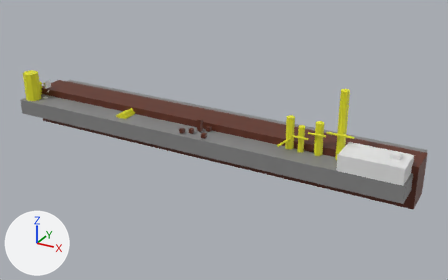
Before and after pictures for a commit that changed the glTF model assets/map_forest.gltf.
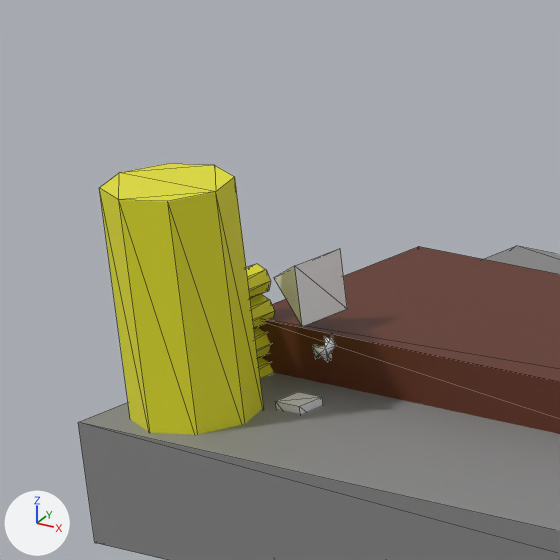
The first picture shows the older version from a 50 mm lens placed at (119.7, -118.2, 58.5), pointed at (52.0, 5.0, -3.1). The close-ups show both versions on the part from 3% to 17% of the width and 19% to 41% of the height of that picture; other places that the commit changed are outside them. Every picture has the same lights, and +X, +Y and +Z are marked at lower left. The close-ups show mesh edges as thin lines. Where no turn or scale is listed for an object, it has been applied to the vertices.

The first close-up shows 'Fire', 'Flora', 'Ground.007', 'Lisek', 'Obstacle_Branch.006', 'Obstacle_Branch.007', 'Obstacle_Branch.008', 'Obstacle_Branch.009', 'Spawn_Bird', 'Tree.001'.
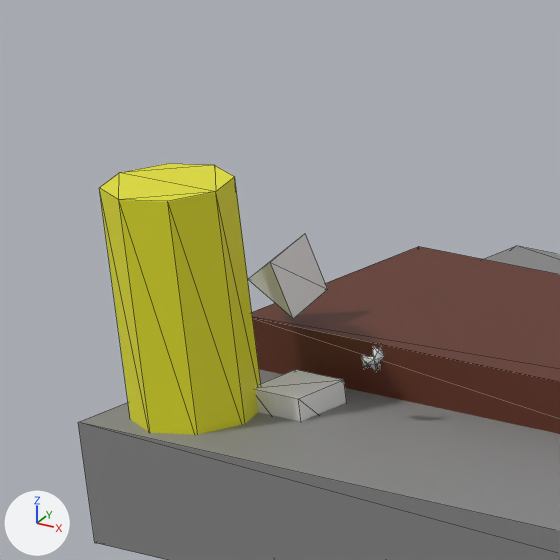
What differs and where, as boxes [x1, y1, x2, y2] in the close-ups (560 x 560 px):
'Spawn_Bird', moved, turned (not visible afterwards): before [274, 248, 347, 327]
'Spawn_Bird.001', added: after [248, 234, 328, 319]
'Fire', rescaled: before [275, 392, 323, 414]; after [255, 370, 346, 421]
'Lisek', moved: before [313, 335, 336, 362]; after [361, 344, 385, 372]
'Obstacle_Branch.009', deleted (yellow): before [246, 264, 271, 298]
'Obstacle_Branch.008', deleted (yellow): before [250, 294, 275, 328]
'Obstacle_Branch.006', deleted: before [254, 327, 270, 358]
'Obstacle_Branch.007', deleted: before [258, 357, 273, 378]

Diff of the bpy script that builds the scene:
```diff
--- a/assets/map_forest.gltf.py
+++ b/assets/map_forest.gltf.py
@@ me_cube_011 @@
+me_cube_011.from_pydata([(1.29, -0.63, -0.97), (1.0, -1.03, 0.97), (-0.98, -0.14, -0.17), (0.95, 1.31, -0.63), (0.66, 0.91, 1.31)], [], [(0, 1, 2), (2, 4, 3), (3, 4, 1), (3, 1, 0), (2, 3, 0), (2, 1, 4)])
@@ ob_lisek @@
 ob_lisek = bpy.data.objects.new('Lisek', me_lisek)
-ob_lisek.location = (0.0, 0.0, 2.0)
+ob_lisek.location = (2.0, 0.0, 2.0)
@@ ob_obstacle_branch_007 @@
-ob_obstacle_branch_007 = bpy.data.objects.new('Obstacle_Branch.007', me_cylinder_004)
-ob_obstacle_branch_007.location = (-5.0, 0.4, 0.2)
@@ ob_obstacle_branch_006 @@
-ob_obstacle_branch_006 = bpy.data.objects.new('Obstacle_Branch.006', me_cylinder_016)
-ob_obstacle_branch_006.location = (-5.0, 0.4, 1.2)
@@ ob_obstacle_branch_008 @@
-ob_obstacle_branch_008 = bpy.data.objects.new('Obstacle_Branch.008', me_cylinder_018)
-ob_obstacle_branch_008.location = (-5.0, 0.4, 2.2)
@@ ob_obstacle_branch_009 @@
-ob_obstacle_branch_009 = bpy.data.objects.new('Obstacle_Branch.009', me_cylinder_019)
-ob_obstacle_branch_009.location = (-5.0, 0.4, 3.2)
@@ ob_spawn_bird @@
 ob_spawn_bird = bpy.data.objects.new('Spawn_Bird', me_cube_001)
-ob_spawn_bird.location = (-3.0, 2.0, 3.5)
-ob_spawn_bird.rotation_euler = (0.0, 0.0, 1.571)  # degrees (0, 0, 90)
+ob_spawn_bird.location = (65.0, 2.0, 2.5)
+ob_spawn_bird.rotation_euler = (-0.175, -0.175, 1.745)  # degrees (-10, -10, 100)
@@ ob_fire @@
 ob_fire.location = (-1.5, 0.0, 0.0)
+ob_fire.scale = (2.0, 2.0, 2.0)
@@ ob_spawn_bird_001 @@
+ob_spawn_bird_001 = bpy.data.objects.new('Spawn_Bird.001', me_cube_011)
+ob_spawn_bird_001.location = (-4.0, 2.0, 3.5)
```
